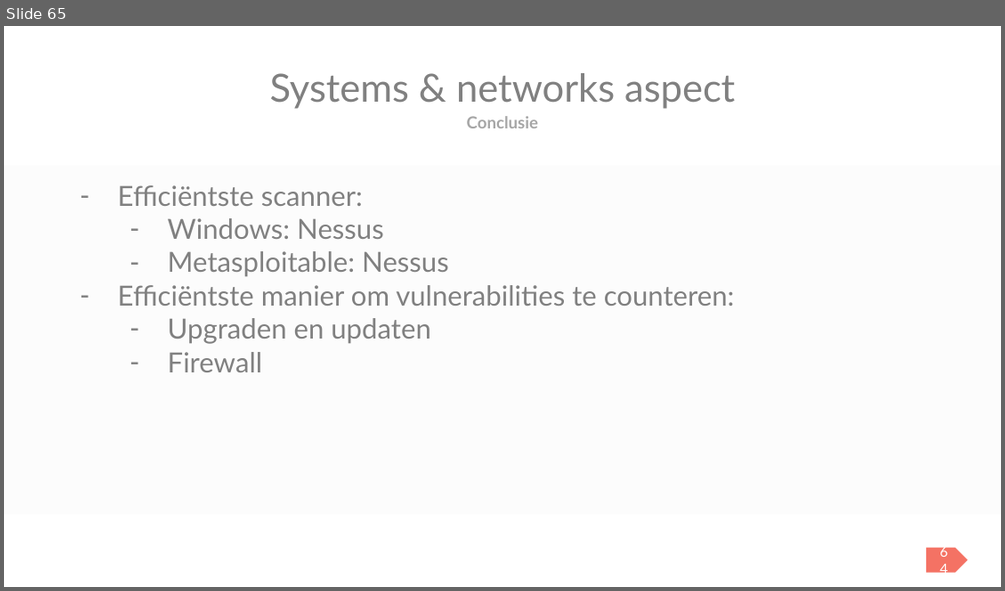
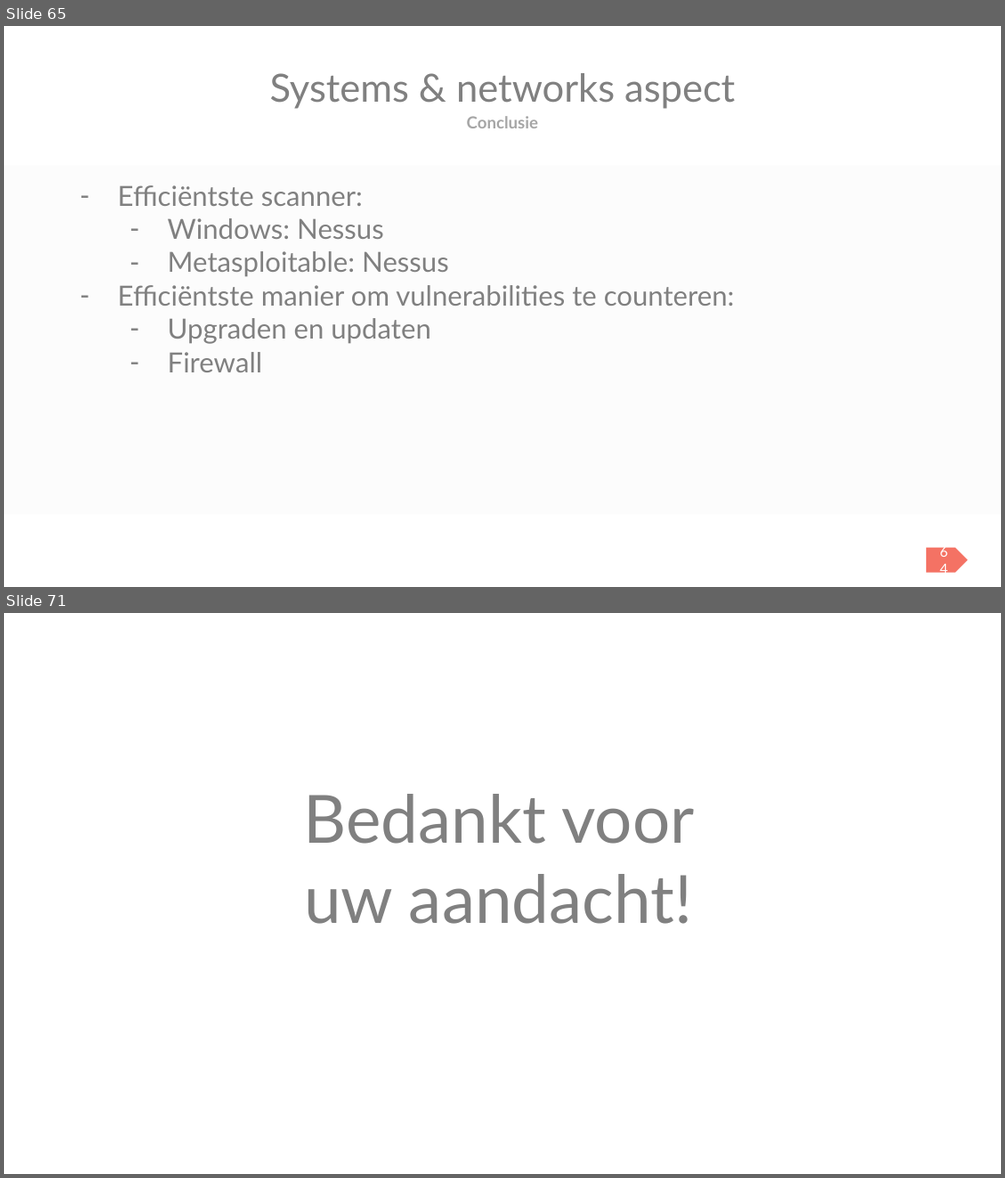
Before and after one commit to BasicSecurityBDSM/project, a slide deck: Basic_Security_PPT.pptx. Shown one above the other, each under a label of ours: slide 65 before the commit, slides 65 and 71 after it; the slides between them are not shown. The pictures are 1005x591 and 1005x1178 pixels, drawn with LibreOffice and Linux fonts; fonts in the diff are those of the drawing. Boxes give left, top, right and bottom in pixels: in the first picture for what was removed or moved away, otherwise in the second. Text is boxed around its words. In the diff, an @@ line names an element or a change of style, - is before the commit and + after.

```diff
--- a/Basic_Security_PPT.pptx
+++ b/Basic_Security_PPT.pptx
@@ slide 71 added at box(4, 613, 1001, 1174), background #FFFFFF @@
@@ title added at box(304, 794, 694, 924), 48 pt, text #808080 @@
+Bedankt voor uw aandacht!
```
Also in this commit, not shown: 1 slide changed, 4 other slides added.
